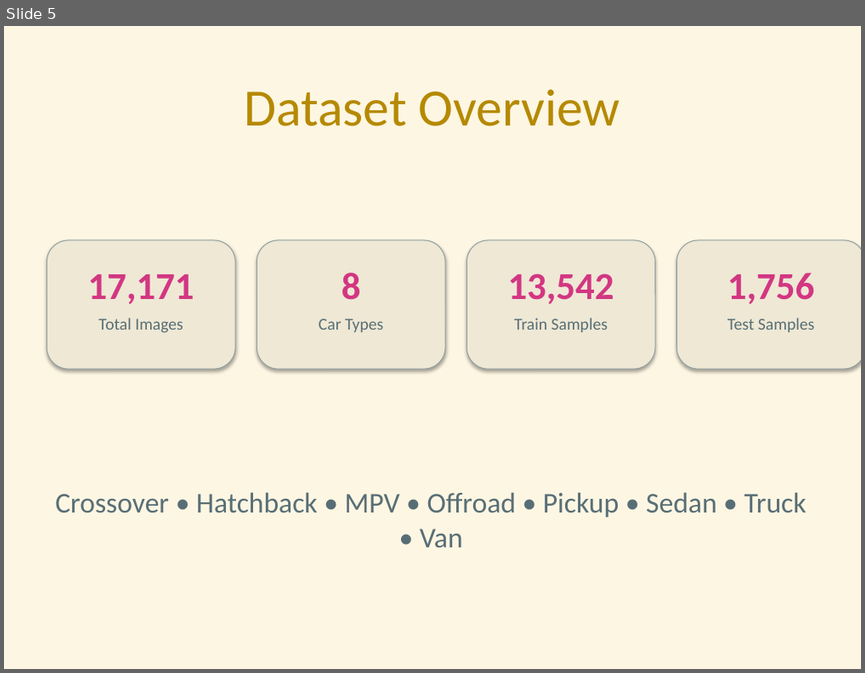
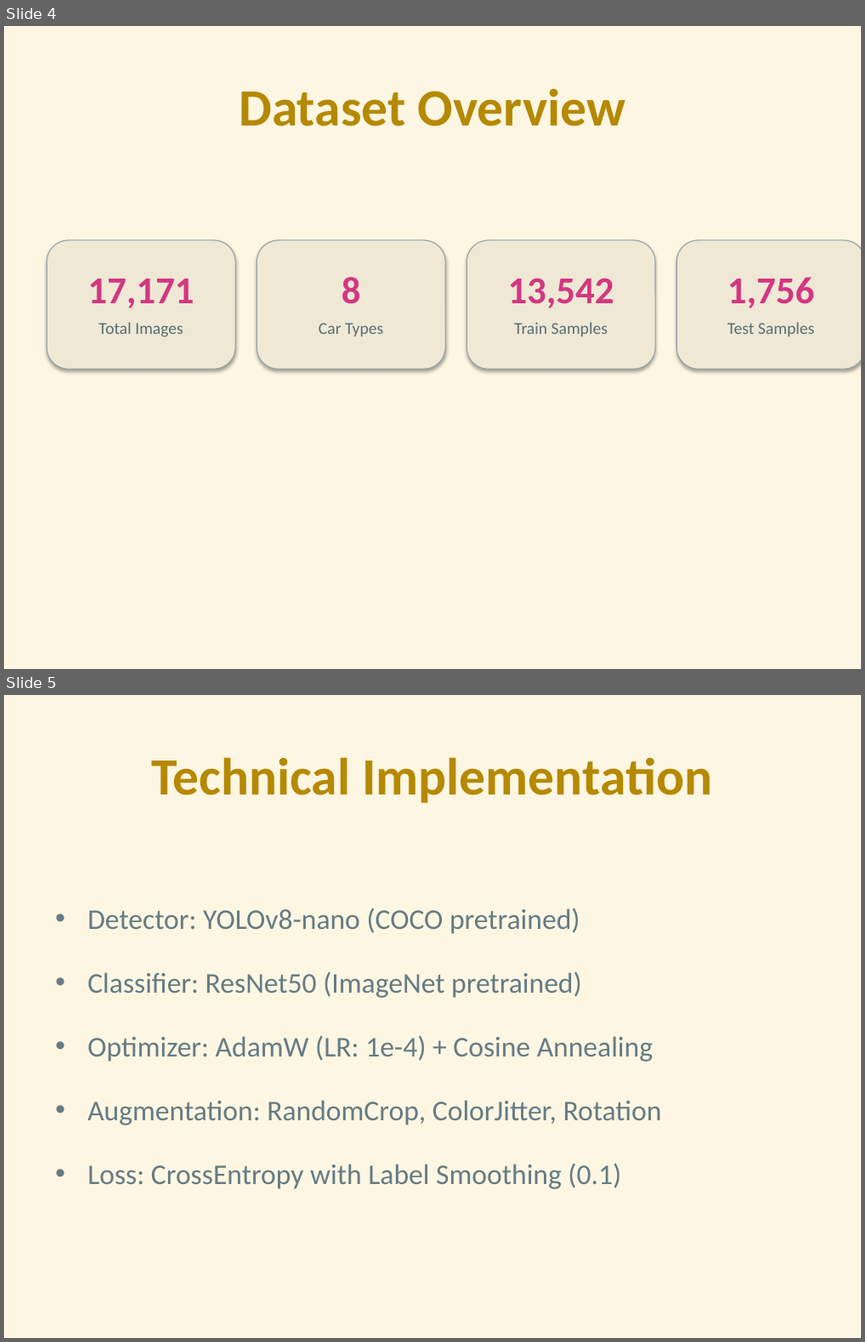
Before and after one commit to HyzenTech/car-retrieval-system, a slide deck: presentation.pptx. Shown one above the other, each under a label of ours: slide 5 before the commit, slides 4 and 5 after it. The pictures are 865x673 and 865x1342 pixels, drawn with LibreOffice and Linux fonts; fonts in the diff are those of the drawing. Boxes give left, top, right and bottom in pixels: in the first picture for what was removed or moved away, otherwise in the second. Text is boxed around its words. In the diff, an @@ line names an element or a change of style, - is before the commit and + after.

```diff
--- a/presentation.pptx
+++ b/presentation.pptx
@@ slide 5 added at [4,695,861,1338], background #FDF6E3 @@
@@ title added at [152,757,712,803], 44 pt, text #B58900, bold @@
+Technical Implementation
@@ text added at [87,907,662,1189], 24 pt, text #657B83 @@
+• Detector: YOLOv8-nano (COCO pretrained)
+• Classifier: ResNet50 (ImageNet pretrained)
+• Optimizer: AdamW (LR: 1e-4) + Cosine Annealing
+• Augmentation: RandomCrop, ColorJitter, Rotation
+• Loss: CrossEntropy with Label Smoothing (0.1)
@@ what was slide 5 is now slide 4 @@
@@ slide 4 changed as well @@
@@ title "Dataset Overview" at [239,88,625,126]: bold on @@
@@ 8 texts: place and size @@
-8 texts at [88,272,814,333]
+8 texts at [88,277,814,337]
@@ text removed at [55,492,806,547] @@
-Crossover • Hatchback • MPV • Offroad • Pickup • Sedan • Truck • Van
```
Also in this commit, not shown: 6 other slides changed, 2 other slides added, 4 slides removed, 1 other file.
